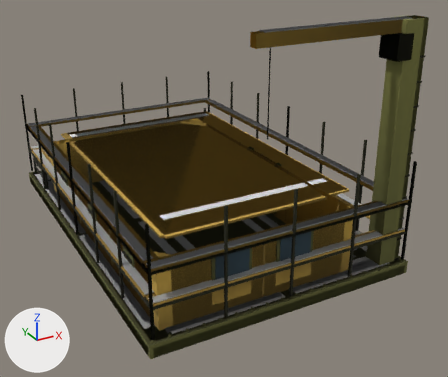
The glTF model assets/set_v5/meridian_barracks_scaffolding.glb, before and after one commit.
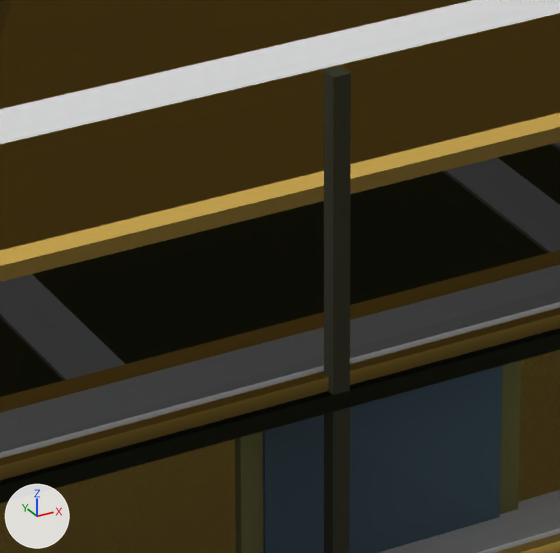
There are two pictures of each version: one whole from a 50 mm camera at (-7.52, -15.85, 8.77) aimed at (0.57, -1.14, 1.41), one close up on the part from 40% to 58% of the width and 52% to 73% of the height. The axes (+X, +Y, +Z) are drawn at lower left. The lights are the same throughout. The older version's two pictures come first. Vertices at exactly the same position are counted once.

Objects in the first close-up: 'body', 'body.001', 'body.002'.
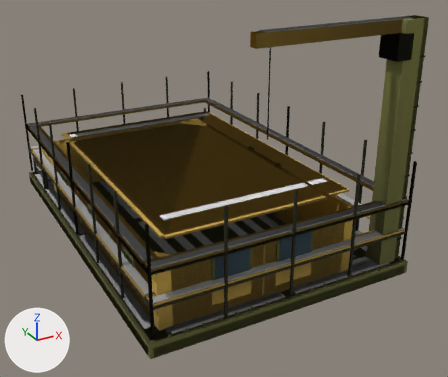
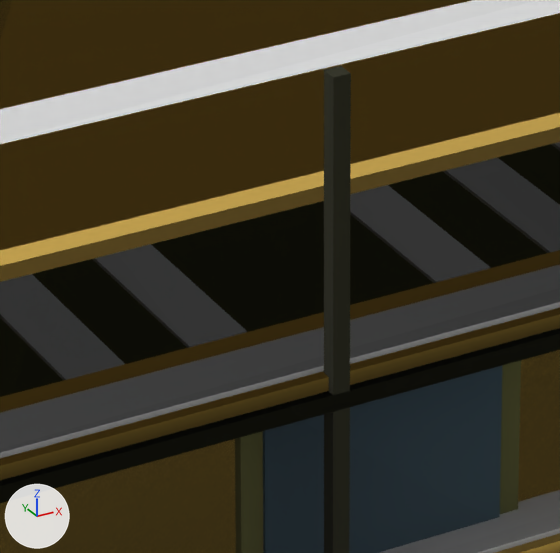
Changed parts and their boxes (x1, y1, x2, y2) in the close-ups (560 x 553 px):
part 1 of me_mesh_0, added: after (93, 244, 247, 348)
part 2 of me_mesh_0, added: after (350, 185, 490, 283)

Patch to the scene script:
```diff
--- a/assets/set_v5/meridian_barracks_scaffolding.glb.py
+++ b/assets/set_v5/meridian_barracks_scaffolding.glb.py
@@ me_mesh_0 @@
 # used by ob_body; parent = ob_meridian_barracks_scaffolding_lod0; location = (0.0, 0.0, 0.0)
-me_mesh_0.from_pydata(...)  # 2484 vertices, 3176 faces; spans x -3.7..3.7, y -5.6..5.88, z 0.0..6.67
+me_mesh_0.from_pydata(...)  # 2548 vertices, 3256 faces; spans x -3.7..3.7, y -5.6..5.88, z 0.0..6.67
+# me_mesh_0 part 1: the loose piece of 8 vertices spanning x -1.2..-0.94, y -2.8..-0.01, z 0.35..0.37 is copied, and the copy is scaled about its middle by (1, 0.803, 1), then moved by (0.55, 0.27, 0.0); it spans x -0.65..-0.39, y -2.25..-0.01, z 0.35..0.37
+# me_mesh_0 part 2: the loose piece of 8 vertices spanning x 1.04..1.3, y -2.8..-0.01, z 0.35..0.37 is copied, and the copy is scaled about its middle by (1, 0.803, 1), then moved by (-0.55, 0.27, 0.0); it spans x 0.49..0.75, y -2.25..-0.01, z 0.35..0.37
+# other edits to the shape of me_mesh_0 do not show in these pictures
 me_mesh_0.materials.append(mat_paint)
```
